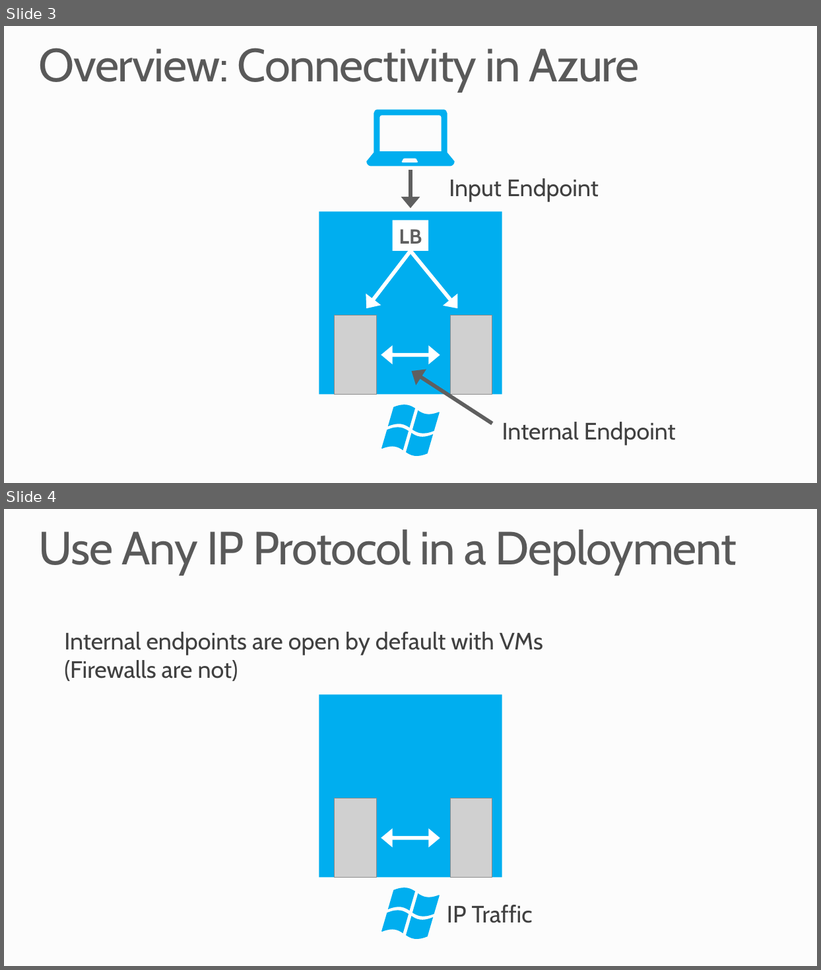
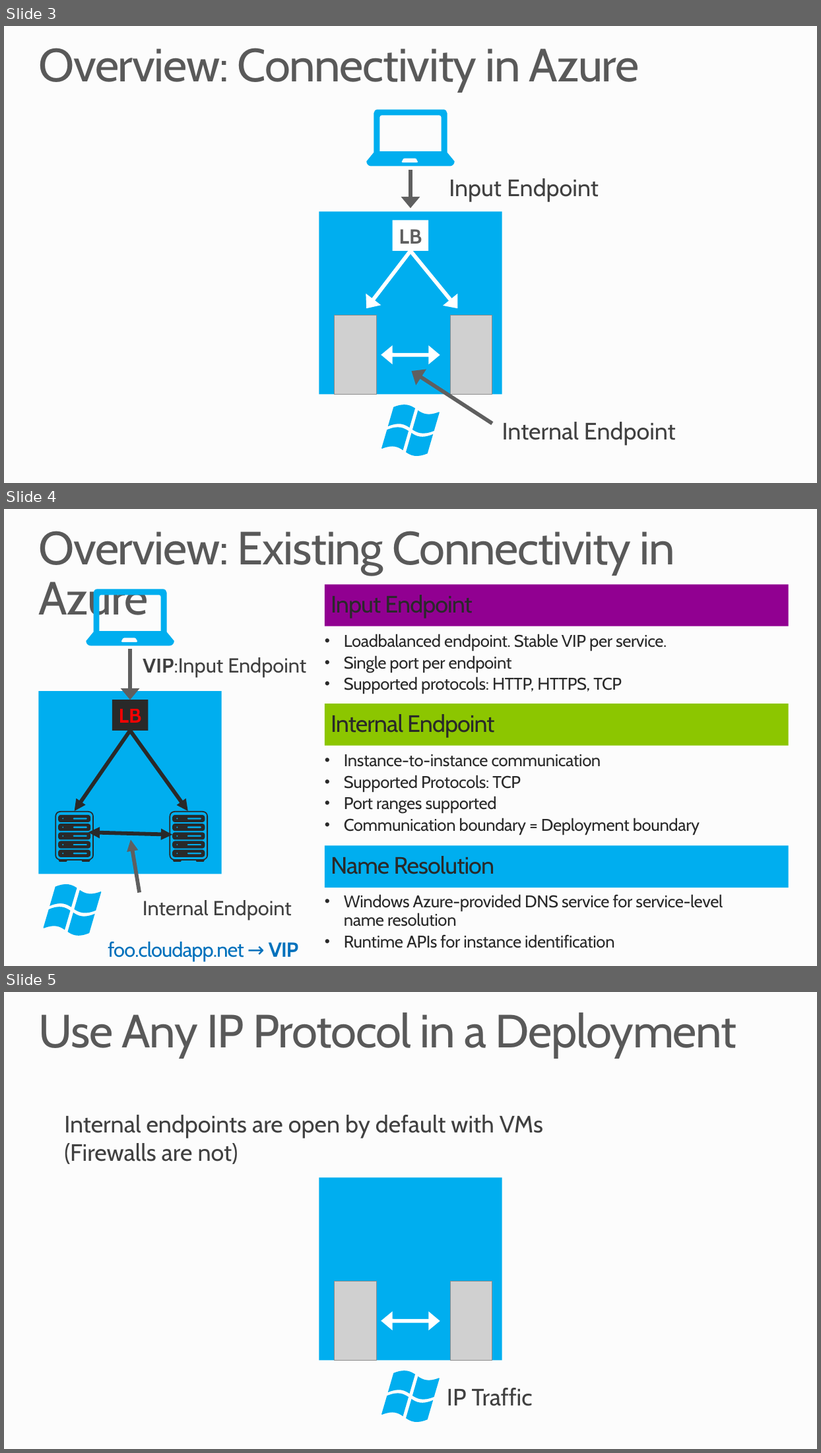
Before and after one commit to mwasham/WATK-Presentations, a slide deck: VirtualNetworks/VirtualNetworks.pptx. Shown one above the other, each under a label of ours: slides 3 and 4 before the commit, slides 3, 4 and 5 after it. The pictures are 821x970 and 821x1453 pixels, drawn with LibreOffice and Linux fonts; fonts in the diff are those of the drawing; grey boxes stand for pictures; background and template pictures are left out. Boxes give left, top, right and bottom in pixels: in the first picture for what was removed or moved away, otherwise in the second. Text is boxed around its words. In the diff, an @@ line names an element or a change of style, - is before the commit and + after.

```diff
--- a/VirtualNetworks/VirtualNetworks.pptx
+++ b/VirtualNetworks/VirtualNetworks.pptx
@@ slide 4 added at (x1=4, y1=509, x2=817, y2=966), background #FCFCFC @@
@@ title added at (x1=38, y1=531, x2=675, y2=625), 55 pt, text #595959 @@
+Overview: Existing Connectivity in Azure
@@ rectangle added at (x1=325, y1=585, x2=789, y2=626), fill #910091, 28 pt, text #292929 @@
+Input Endpoint
@@ freeform shape added at (x1=86, y1=589, x2=174, y2=646), fill #00AEEF @@
@@ text added at (x1=344, y1=634, x2=667, y2=694), 20 pt, text #292929 @@
+• Loadbalanced endpoint. Stable VIP per service.
+• Single port per endpoint
+• Supported protocols: HTTP, HTTPS, TCP
@@ arrow added from (130, 650) to (130, 700), #5F5F5F 4.5 pt @@
@@ text added at (x1=143, y1=657, x2=306, y2=677), 24 pt, text #3E3E3E @@
+VIP:Input Endpoint
@@ rectangle added at (x1=39, y1=691, x2=222, y2=875), fill #00AEEF @@
@@ rectangle added at (x1=112, y1=700, x2=148, y2=730), fill #292929, 24 pt, text #FF0000, bold @@
+LB
@@ rectangle added at (x1=325, y1=704, x2=789, y2=747), fill #8CC600, 28 pt, text #292929 @@
+Internal Endpoint
@@ arrow added from (130, 731) to (74, 811), #292929 4.5 pt @@
@@ arrow added from (130, 731) to (188, 811), #292929 4.5 pt @@
@@ text added at (x1=344, y1=755, x2=700, y2=835), 20 pt, text #292929 @@
+• Instance-to-instance communication
+• Supported Protocols: TCP
+• Port ranges supported
+• Communication boundary = Deployment boundary
@@ freeform shape added at (x1=55, y1=811, x2=94, y2=862), fill #292929 @@
@@ freeform shape added at (x1=169, y1=811, x2=208, y2=862), fill #292929 @@
@@ double arrow added from (172, 835) to (88, 833), #292929 4.5 pt @@
@@ arrow added from (139, 892) to (131, 840), #5F5F5F 4.5 pt @@
@@ rectangle added at (x1=325, y1=846, x2=789, y2=888), fill #00AEEF, 28 pt, text #292929 @@
+Name Resolution
@@ freeform shape added at (x1=44, y1=883, x2=102, y2=938), fill #00AEEF @@
@@ text added at (x1=143, y1=900, x2=292, y2=920), 24 pt, text #3E3E3E @@
+Internal Endpoint
@@ text added at (x1=344, y1=894, x2=723, y2=949), 20 pt, text #292929 @@
+• Windows Azure-provided DNS service for service-level
+  name resolution
+• Runtime APIs for instance identification
@@ text added at (x1=108, y1=942, x2=298, y2=961), 24 pt, text #0071BC @@
+foo.cloudapp.net → VIP
@@ what was slide 4 is now slide 5 @@
```
Also in this commit, not shown: 1 slide changed, 1 other slide added, 30 other files.
